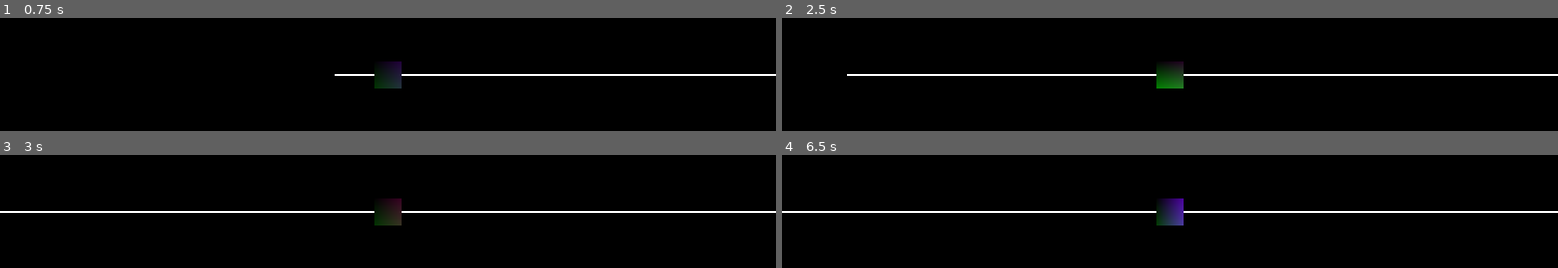
Above: before the commit, frames 1-4 (two rows, left to right).
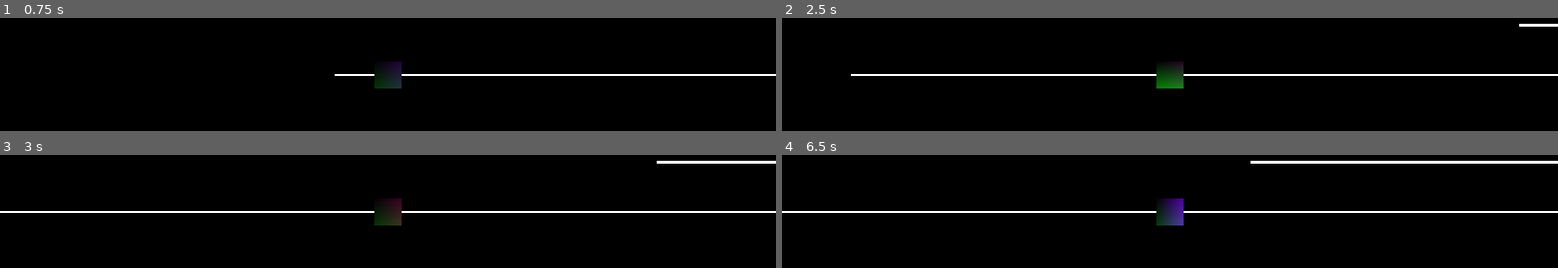
Above: after the commit, the same moments.

Repository: blaquenkot/dimension
Game: Godot game, scene res://Game.tscn
The game is run twice, just before and just after one commit, with the same random seed, the same clock (stepped at 60 frames per second) and the same inputs.
Inputs:
- Up to frame 1 (0.75 s): hold Right (right) from 0.53 s (still down)
- Up to frame 2 (2.5 s): release Right (right) at 1.28 s; hold S (down, bound only after the commit) 1.28-2.03 s; tap Enter at 2 s; hold Right (right) from 2.03 s (still down)
- Up to frame 3 (3 s): release Right (right) at 2.78 s; hold W (up, bound only after the commit) from 2.78 s (still down)
- Up to frame 4 (6.5 s): tap Space at 3.5, 5 s; release W (up, bound only after the commit) at 3.53 s; hold S (down, bound only after the commit) 3.53-5.78 s; tap Enter at 4.25, 5.75 s; hold Right (right) from 5.78 s (still down)

Frame 1 is identical in both runs. In frame 2, 0.1% of the frame differs, in the area x 8-100%, y 5-52%; in frame 3, 0.4%; in frame 4, 1.0%, in the area x 60-100%, y 5-8%.

Commit message:
Jump between rails

Diff:
--- a/Game.tscn
+++ b/Game.tscn
@@ -1,12 +1,10 @@
 [gd_scene load_steps=4 format=2]
 
 [ext_resource path="res://Square.tscn" type="PackedScene" id=1]
+[ext_resource path="res://Rail.tscn" type="PackedScene" id=2]
 
 [sub_resource type="Environment" id=1]
 background_mode = 1
-
-[sub_resource type="CubeMesh" id=2]
-size = Vector3( 100, 0.2, 1 )
 
 [node name="Spatial" type="Spatial"]
 
@@ -14,7 +12,7 @@
 environment = SubResource( 1 )
 
 [node name="Square" parent="." instance=ExtResource( 1 )]
-rail = NodePath("../Rail")
+initial_rail = NodePath("../Rail")
 
 [node name="Camera" type="Camera" parent="Square"]
 transform = Transform( 1, 0, 0, 0, 1, 0, 0, 0, 1, 0, 0, 24.6038 )
@@ -22,7 +20,8 @@
 [node name="DirectionalLight" type="DirectionalLight" parent="."]
 transform = Transform( 1, 0, 0, 0, 1, 0, 0, 0, 1, 0, 1.09904, 8.18347 )
 
-[node name="Rail" type="MeshInstance" parent="."]
-transform = Transform( 1, 0, 0, 0, 1, 0, 0, 0, 1, 50, 0, 0 )
-mesh = SubResource( 2 )
-material/0 = null
+[node name="Rail" parent="." instance=ExtResource( 2 )]
+transform = Transform( 100, 0, 0, 0, 0.2, 0, 0, 0, 0.5, 50, 0, 0 )
+
+[node name="Rail2" parent="." instance=ExtResource( 2 )]
+transform = Transform( 100, 0, 0, 0, 0.2, 0, 0, 0, 1, 100, 3.706, 0 )
--- /dev/null
+++ b/Rail.gd
@@ -0,0 +1,11 @@
+extends StaticBody
+
+func get_rail_above_at(position):
+	$RayCastUp.translation.x = to_local(position).x
+	$RayCastUp.force_raycast_update()
+	return $RayCastUp.get_collider()
+
+func get_rail_below_at(position):
+	$RayCastDown.translation.x = to_local(position).x
+	$RayCastDown.force_raycast_update()
+	return $RayCastDown.get_collider()
--- /dev/null
+++ b/Rail.tscn
@@ -0,0 +1,31 @@
+[gd_scene load_steps=4 format=2]
+
+[ext_resource path="res://Rail.gd" type="Script" id=1]
+
+[sub_resource type="CubeMesh" id=1]
+size = Vector3( 1, 1, 1 )
+
+[sub_resource type="ConvexPolygonShape" id=2]
+points = PoolVector3Array( -0.5, 0.5, 0.5, 0.5, 0.5, -0.5, 0.5, 0.5, 0.5, -0.5, 0.5, -0.5, -0.5, -0.5, 0.5, 0.5, -0.5, -0.5, 0.5, -0.5, 0.5, -0.5, -0.5, -0.5, 0.5, 0.5, 0.5, -0.5, 0.5, -0.5, 0.5, 0.5, -0.5, -0.5, 0.5, 0.5, 0.5, -0.5, 0.5, -0.5, -0.5, -0.5, 0.5, -0.5, -0.5, -0.5, -0.5, 0.5, 0.5, 0.5, 0.5, -0.5, -0.5, 0.5, -0.5, 0.5, 0.5, 0.5, -0.5, 0.5, 0.5, 0.5, -0.5, -0.5, -0.5, -0.5, -0.5, 0.5, -0.5, 0.5, -0.5, -0.5 )
+
+[node name="StaticBody" type="StaticBody"]
+collision_layer = 2
+collision_mask = 0
+script = ExtResource( 1 )
+
+[node name="RayCastUp" type="RayCast" parent="."]
+enabled = true
+cast_to = Vector3( 0, 100, 0 )
+collision_mask = 2
+
+[node name="RayCastDown" type="RayCast" parent="."]
+enabled = true
+cast_to = Vector3( 0, -100, 0 )
+collision_mask = 2
+
+[node name="MeshInstance" type="MeshInstance" parent="."]
+mesh = SubResource( 1 )
+material/0 = null
+
+[node name="CollisionShape" type="CollisionShape" parent="."]
+shape = SubResource( 2 )
--- a/Square.gd
+++ b/Square.gd
@@ -1,17 +1,32 @@
 extends KinematicBody
 
-export(NodePath) var rail
+export(NodePath) var initial_rail
+var rail
 var speed = 20
 var leap_distance = speed * 2
 
 func _ready():
+	rail = get_node(initial_rail)
 	translation.x = 0
 	translation.z = 0
-	snap_to_rail(get_node(rail))
+	snap_to_rail(rail)
 
 func _process(delta):
 	if Input.is_action_pressed("right"):
 		move_and_collide(Vector3.RIGHT * speed * delta)
+
+	if Input.is_action_just_pressed("up"):
+		var rail_above = rail.get_rail_above_at(translation)
+
+		if rail_above:
+			snap_to_rail(rail_above)
+			rail = rail_above
+	elif Input.is_action_just_pressed("down"):
+		var rail_below = rail.get_rail_below_at(translation)
+
+		if rail_below:
+			snap_to_rail(rail_below)
+			rail = rail_below
 
 	if Input.is_action_just_pressed("right"):
 		if !$LeapTimer.is_stopped():
--- a/project.godot
+++ b/project.godot
@@ -27,6 +27,18 @@
 , Object(InputEventKey,"resource_local_to_scene":false,"resource_name":"","device":0,"alt":false,"shift":false,"control":false,"meta":false,"command":false,"pressed":false,"scancode":68,"unicode":0,"echo":false,"script":null)
  ]
 }
+up={
+"deadzone": 0.5,
+"events": [ Object(InputEventKey,"resource_local_to_scene":false,"resource_name":"","device":0,"alt":false,"shift":false,"control":false,"meta":false,"command":false,"pressed":false,"scancode":87,"unicode":0,"echo":false,"script":null)
+, Object(InputEventKey,"resource_local_to_scene":false,"resource_name":"","device":0,"alt":false,"shift":false,"control":false,"meta":false,"command":false,"pressed":false,"scancode":16777232,"unicode":0,"echo":false,"script":null)
+ ]
+}
+down={
+"deadzone": 0.5,
+"events": [ Object(InputEventKey,"resource_local_to_scene":false,"resource_name":"","device":0,"alt":false,"shift":false,"control":false,"meta":false,"command":false,"pressed":false,"scancode":83,"unicode":0,"echo":false,"script":null)
+, Object(InputEventKey,"resource_local_to_scene":false,"resource_name":"","device":0,"alt":false,"shift":false,"control":false,"meta":false,"command":false,"pressed":false,"scancode":16777234,"unicode":0,"echo":false,"script":null)
+ ]
+}
 
 [rendering]
 
